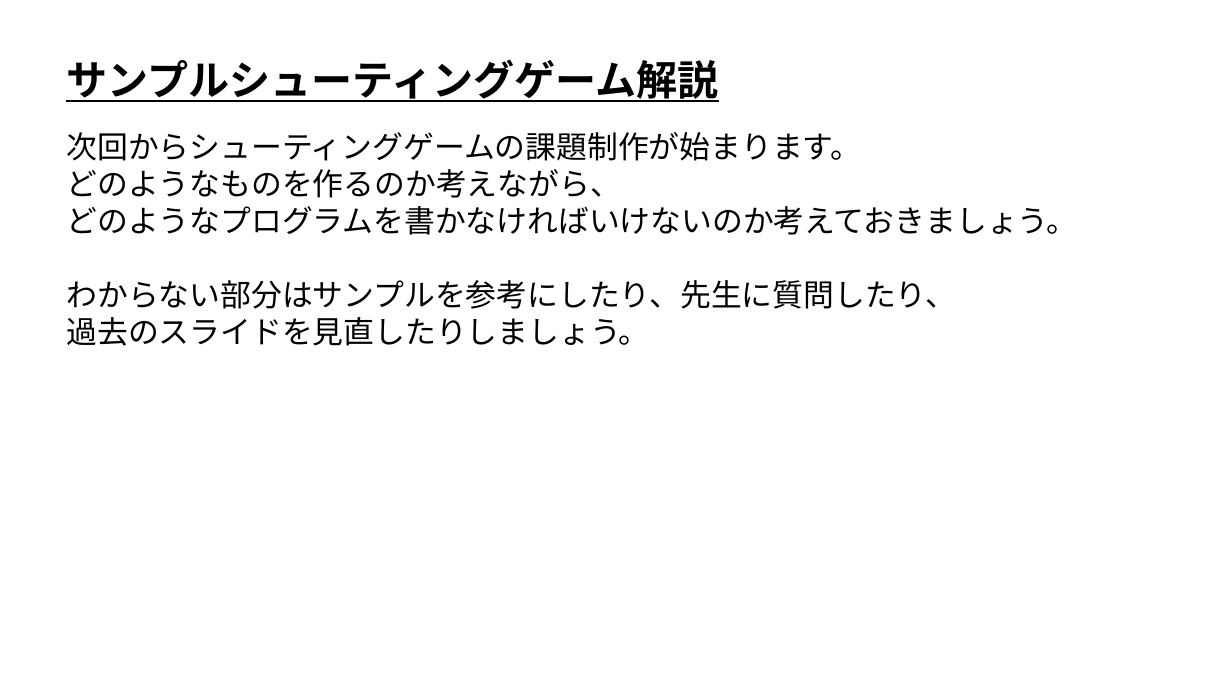
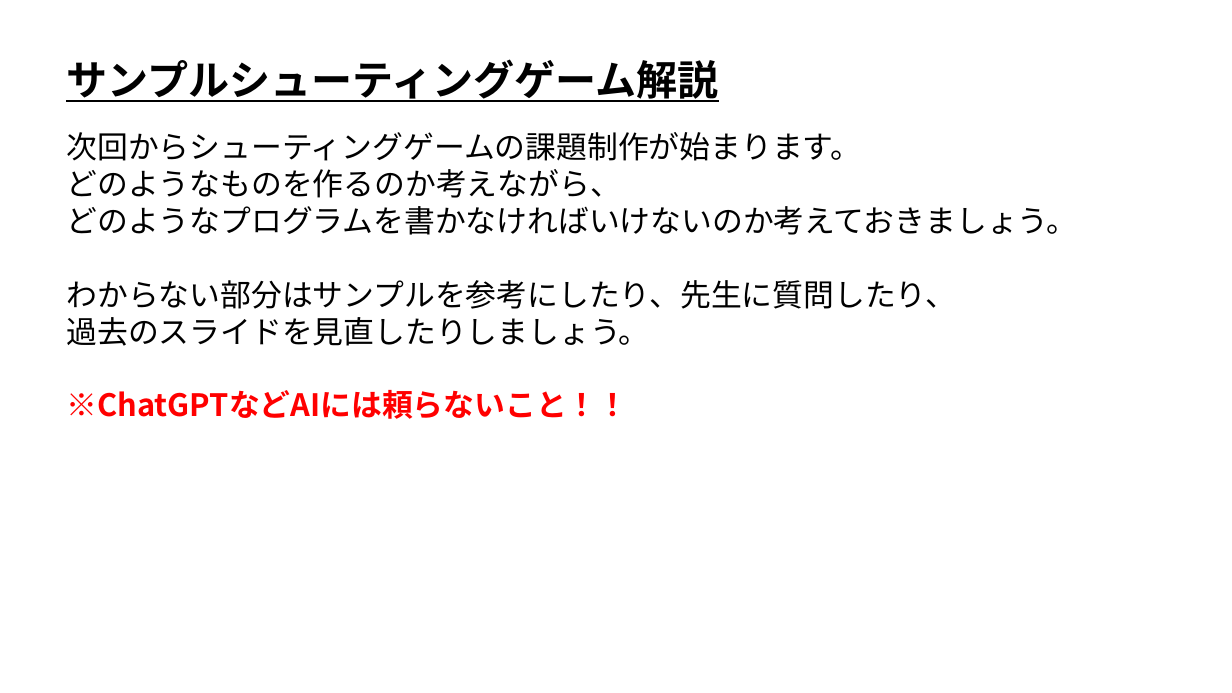
Before and after one commit to ArakiYusuke-Ohara/Textbook, a slide deck: slide 2 of ゲーム科1年/00_前期/ゲームプログラミングⅡ/04_シューティングゲームのサンプル解説.pptx. Drawn at 1232x693 pixels with LibreOffice and Linux fonts; fonts in the diff are those of the drawing. Boxes give left, top, right and bottom in pixels: in the first picture for what was removed or moved away, otherwise in the second. Text is boxed around its words. In the diff, an @@ line names an element or a change of style, - is before the commit and + after.

```diff
--- a/ゲーム科1年/00_前期/ゲームプログラミングⅡ/04_シューティングゲームのサンプル解説.pptx
+++ b/ゲーム科1年/00_前期/ゲームプログラミングⅡ/04_シューティングゲームのサンプル解説.pptx
@@ text at (x1=66, y1=390, x2=628, y2=419): paragraph added @@
+※ChatGPTなどAIには頼らないこと！！
```
Also in this commit, not shown: 1 other file.
